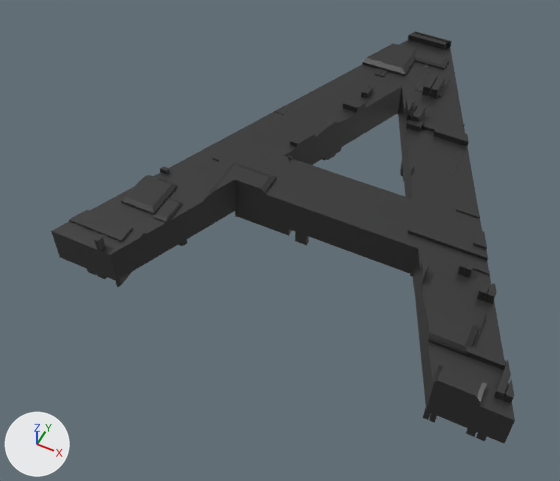
The glTF model public/assets/A.glb, before and after one commit.
Both versions are drawn from a 50 mm lens placed at (1.99, -5.66, 6.2), pointed at (-0.54, -0.59, -0.14). Lighting does not change. The marker at lower left points along +X, +Y and +Z. Vertices at the same position are counted once.

The older version as bpy lines, for what is in view:
```python
me_cube_003 = bpy.data.meshes.new('Cube.003')
me_cube_003.from_pydata(...)  # 1044 vertices, 2088 faces; spans x -2.3..2.3, y -2.07..2.66, z 0.01..0.8
me_cube_003.materials.append(mat_basemetal_light_mtl)  # dark grey #4c4c4c
ob_letter = bpy.data.objects.new('Letter', me_cube_003)
ob_letter.location = (0.0, 0.0, 0.0)
```
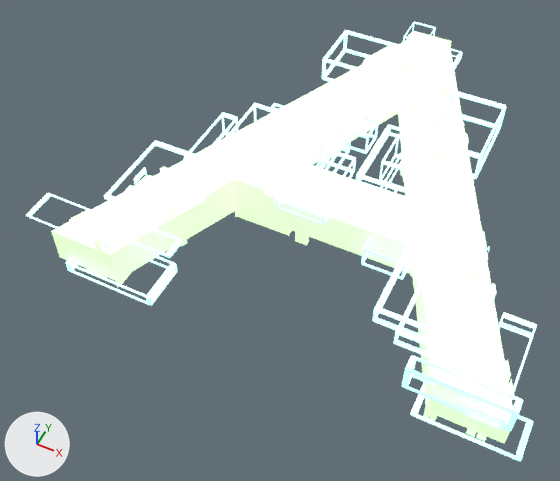
Boxes (x1, y1, x2, y2) around the edits, measured in the pictures (560 x 481 px):
'Letter', reshaped (10% wider, 7% taller)
    before: (51, 31, 515, 444)
    after: (26, 21, 537, 461)
part 1 of me_cube_003, built on
    before: (422, 262, 429, 282)
    after: (26, 21, 537, 461)
part 2 of me_cube_003, recoloured
    both: (51, 31, 513, 444)

Diff of the bpy script that builds the scene:
```diff
--- a/public/assets/A.glb.py
+++ b/public/assets/A.glb.py
@@ mat_emission_green_mtl @@
+mat_emission_green_mtl = principled_material('Emission_green_mtl')
+mat_emission_green_mtl.base_color = (0.8, 0.8, 0.8)  # white #e7e7e7
+mat_emission_green_mtl.emission_color = (0.49, 1.0, 0.35)  # green #baffa0
+mat_emission_green_mtl.emission_strength = 1.0
@@ mat_emission_blue_mtl @@
+mat_emission_blue_mtl = principled_material('Emission_blue_mtl')
+mat_emission_blue_mtl.base_color = (0.8, 0.8, 0.8)  # white #e7e7e7
+mat_emission_blue_mtl.emission_color = (0.346, 1.0, 1.0)  # cyan #9fffff
+mat_emission_blue_mtl.emission_strength = 1.0
@@ me_cube_003 @@
 # used by ob_letter; location = (0.0, 0.0, 0.0)
-me_cube_003.from_pydata(...)  # 1044 vertices, 2088 faces; spans x -2.3..2.3, y -2.07..2.66, z 0.01..0.8
+me_cube_003.from_pydata(...)  # 24804 vertices, 51192 faces; spans x -2.64..2.47, y -2.17..2.85, z 0.01..0.84
+# me_cube_003 part 1: 1 vertex moved within x 1.16, y -0.92, z 0.71; 23760 vertices added at x -2.64..2.47, y -2.17..2.85, z 0.05..0.84
+# me_cube_003 part 2: 2084 faces spanning x -2.3..2.3, y -2.07..2.66, z 0.01..0.8 switch from mat_basemetal_light_mtl (dark grey #4c4c4c) to mat_emission_green_mtl (white #e7e7e7)
+me_cube_003.materials.append(mat_emission_blue_mtl)  # white #e7e7e7
```
